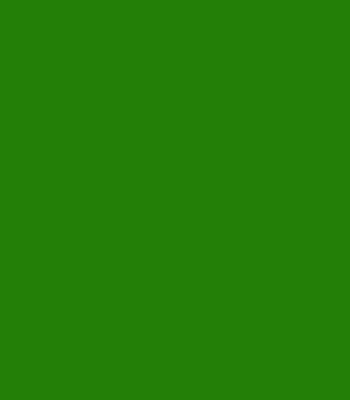
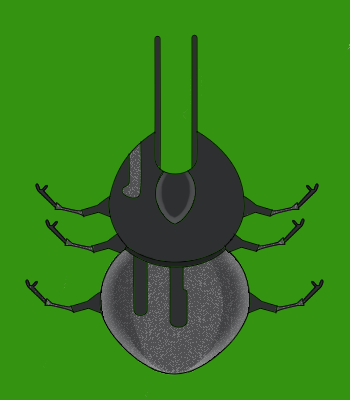
Two versions of the same layered image (350px x 400px). Layer-by-layer changes:
renamed "Layer 1" to "body_outline", painted on it over left=25, top=34, right=324, bottom=375
added layer "Layer 1" (54%) above "shines" over left=154, top=170, right=197, bottom=225
added layer "shines" above "shades_2" over left=99, top=247, right=251, bottom=377
added layer "shades" (67%) above "Noise level" over left=100, top=250, right=250, bottom=376
added layer "Noise level" above "body_colors" over left=27, top=44, right=350, bottom=397
added layer "body_colors" above "Background" over left=25, top=35, right=324, bottom=374
